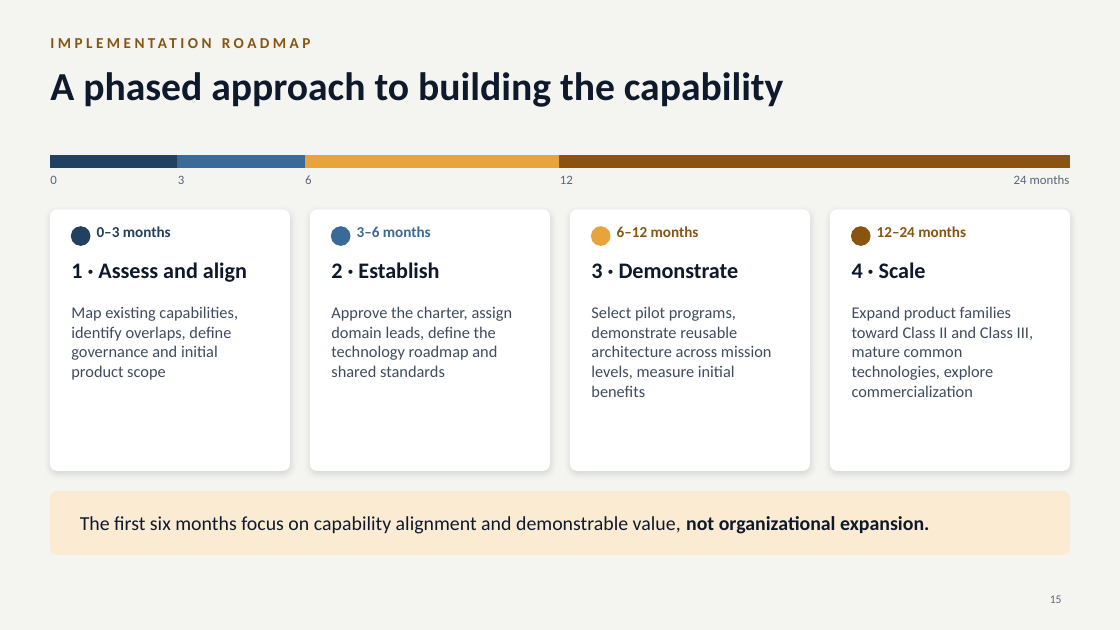
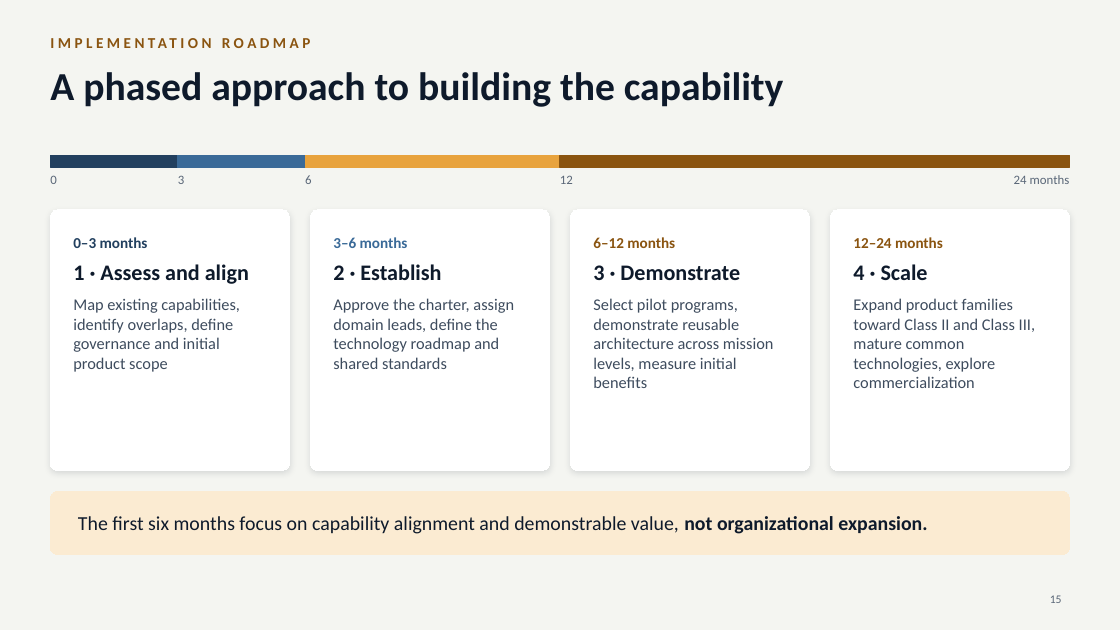
Before and after one commit to mmasabi/AIRepo, a slide deck: slide 15 of Avionics_CoE_Presentation.pptx. Drawn at 1120x630 pixels with LibreOffice and Linux fonts; fonts in the diff are those of the drawing. Boxes give left, top, right and bottom in pixels: in the first picture for what was removed or moved away, otherwise in the second. Text is boxed around its words. In the diff, an @@ line names an element or a change of style, - is before the commit and + after.

```diff
--- a/Avionics_CoE_Presentation.pptx
+++ b/Avionics_CoE_Presentation.pptx
@@ rounded rectangle "0–3 months" at (50, 210, 290, 471): outline #FFFFFF 1 pt to #FFFFFF 0.75 pt @@
@@ ellipse removed at (71, 227, 90, 245) @@
@@ text in rounded rectangle at (73, 237, 249, 372): text added @@
+0–3 months
+1 · Assess and align
+Map existing capabilities, identify overlaps, define governance and initial product scope
@@ text removed at (97, 226, 171, 237) @@
-0–3 months
@@ rounded rectangle "3–6 months": place and size @@
-rounded rectangle "3–6 months" at (331, 306, 513, 377)
+rounded rectangle "3–6 months" at (311, 210, 550, 471)
@@ rounded rectangle removed at (311, 210, 550, 471) @@
@@ ellipse removed at (332, 227, 350, 245) @@
@@ text in rounded rectangle at (333, 237, 441, 280): paragraphs added @@
+3–6 months
+2 · Establish
@@ text removed at (357, 226, 431, 237) @@
-3–6 months
@@ fill none to #FFFFFF; outline none to #FFFFFF 0.75 pt; shadow on in 3 elements at (831, 210, 1070, 471), (311, 210, 550, 471), (571, 210, 810, 471) @@
@@ rounded rectangle "6–12 months": place and size @@
-rounded rectangle "6–12 months" at (591, 306, 772, 397)
+rounded rectangle "6–12 months" at (571, 210, 810, 471)
@@ rounded rectangle removed at (571, 210, 810, 471) @@
@@ ellipse removed at (592, 227, 610, 245) @@
@@ text in rounded rectangle at (593, 237, 740, 280): paragraphs added @@
+6–12 months
+3 · Demonstrate
@@ text removed at (617, 226, 699, 237) @@
-6–12 months
@@ rounded rectangle "12–24 months": place and size @@
-rounded rectangle "12–24 months" at (852, 306, 1033, 397)
+rounded rectangle "12–24 months" at (831, 210, 1070, 471)
@@ rounded rectangle removed at (831, 210, 1070, 471) @@
@@ ellipse removed at (852, 227, 870, 245) @@
@@ text in rounded rectangle at (853, 237, 943, 280): paragraphs added @@
+12–24 months
+4 · Scale
@@ text removed at (877, 226, 966, 237) @@
-12–24 months
@@ text removed at (71, 262, 247, 282) @@
-1 · Assess and align
@@ text removed at (331, 262, 439, 278) @@
-2 · Establish
@@ text removed at (591, 263, 739, 278) @@
-3 · Demonstrate
@@ text removed at (852, 262, 926, 278) @@
-4 · Scale
@@ text removed at (71, 306, 238, 380) @@
-Map existing capabilities, identify overlaps, define governance and initial product scope
@@ rounded rectangle "The first six months focus ...": place and size @@
-rounded rectangle "The first six months focus ..." at (80, 516, 929, 534)
+rounded rectangle "The first six months focus ..." at (50, 492, 1070, 555)
@@ rounded rectangle "The first six months focus ..." at (50, 492, 1070, 555): fill none to #FBEBD2; outline none to #FBEBD2 0.75 pt @@
@@ rounded rectangle removed at (50, 492, 1070, 555) @@
```
Also in this commit, not shown: 11 other slides changed.
